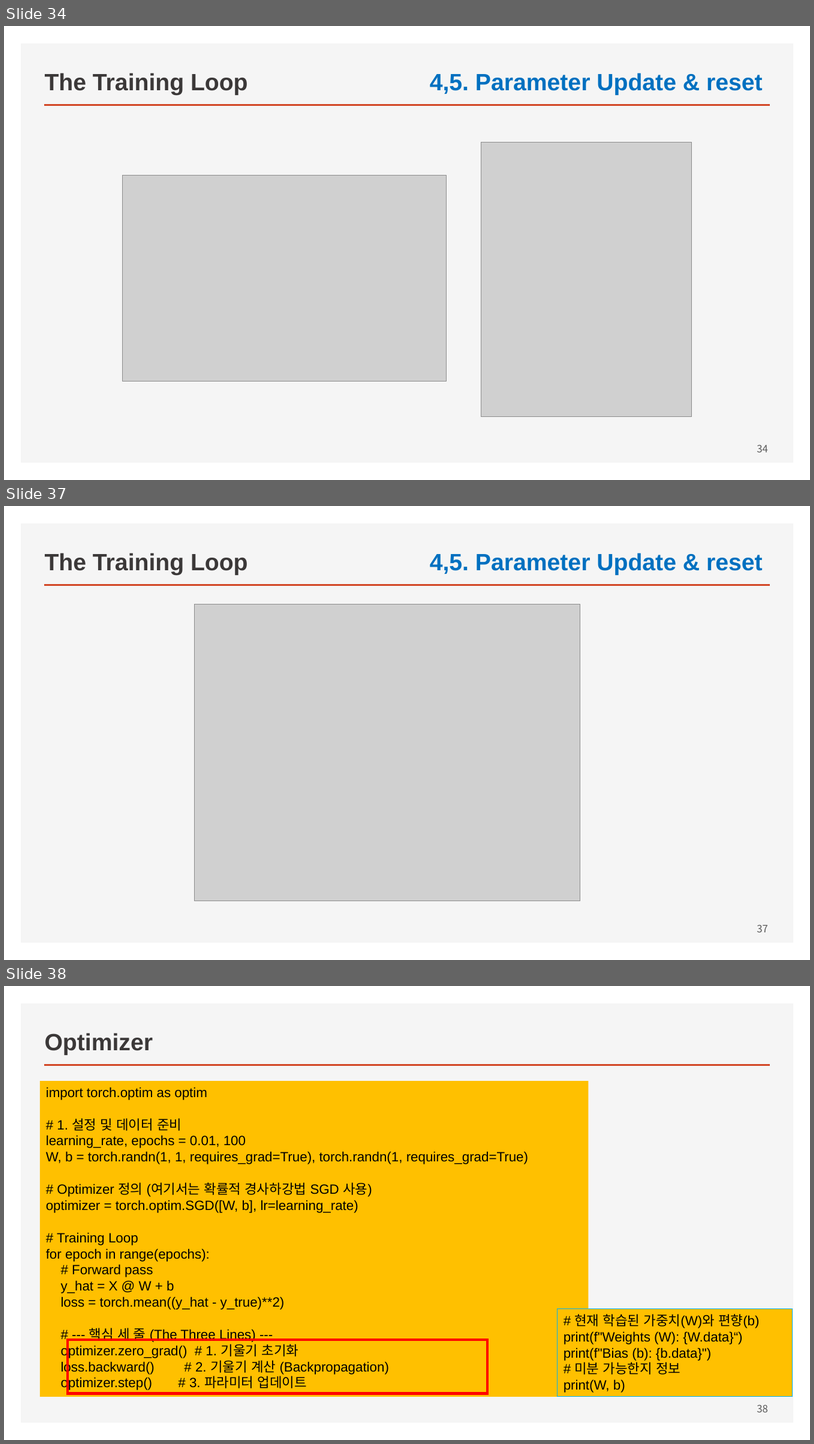
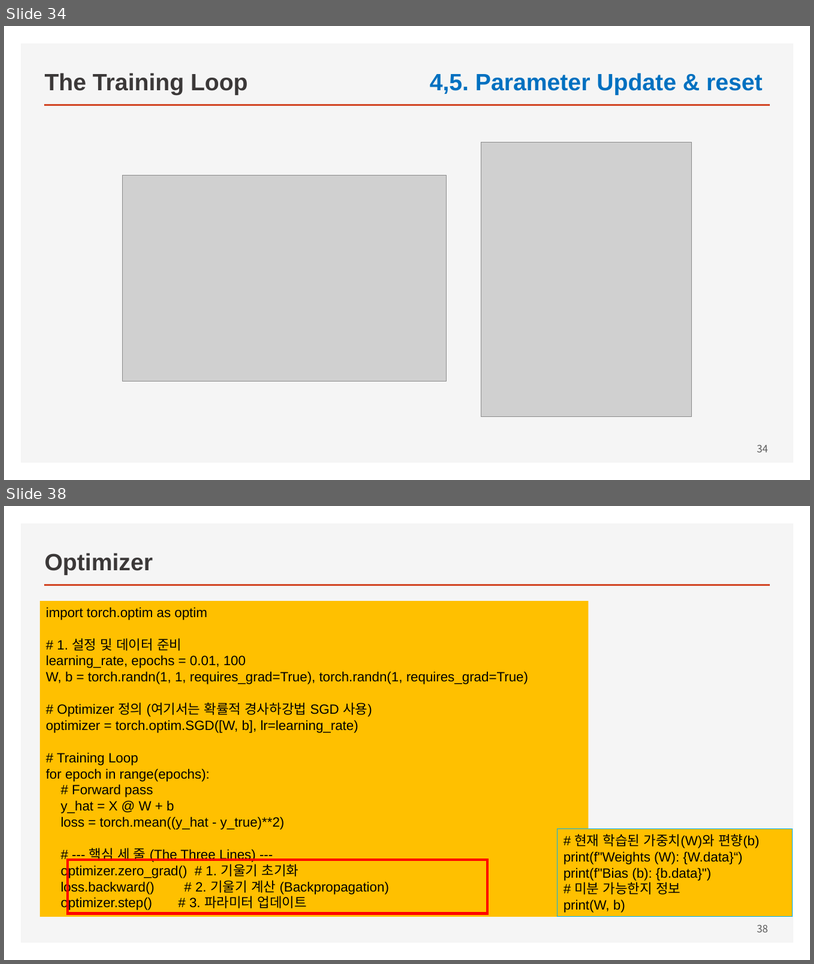
Before and after one commit to ancestor9/mathematics-for-machine-learning, a slide deck: Linear_Algebra/w5_02_Deep_Learning_with_pytorch.pptx. Shown one above the other, each under a label of ours: slides 34, 37 and 38 before the commit, slides 34 and 38 after it; the slides between them are not shown. The pictures are 814x1444 and 814x964 pixels, drawn with LibreOffice and Linux fonts; fonts in the diff are those of the drawing; grey boxes stand for pictures. Boxes give left, top, right and bottom in pixels: in the first picture for what was removed or moved away, otherwise in the second. Text is boxed around its words. In the diff, an @@ line names an element or a change of style, - is before the commit and + after.

```diff
--- a/Linear_Algebra/w5_02_Deep_Learning_with_pytorch.pptx
+++ b/Linear_Algebra/w5_02_Deep_Learning_with_pytorch.pptx
@@ slide 37 removed at (x1=4, y1=506, x2=810, y2=960), background #FFFFFF; not listed: 2 template elements that a slide beside it also shows @@
@@ title removed at (x1=45, y1=553, x2=248, y2=575) @@
-The Training Loop
@@ text removed at (x1=430, y1=553, x2=763, y2=575) @@
-4,5. Parameter Update & reset
@@ picture removed at (x1=195, y1=604, x2=581, y2=900) @@
@@ page number removed at (x1=757, y1=924, x2=768, y2=932) @@
-37
```
Also in this commit, not shown: 6 slides changed, 1 slide added.
